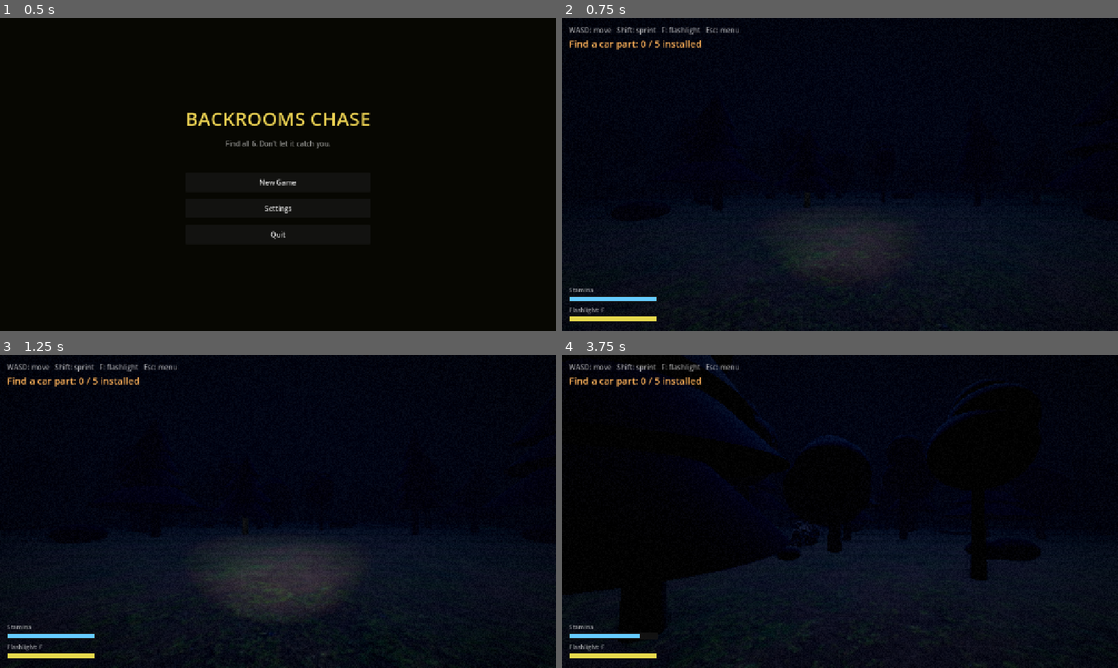
Above: before the commit, frames 1-4 (two rows, left to right).
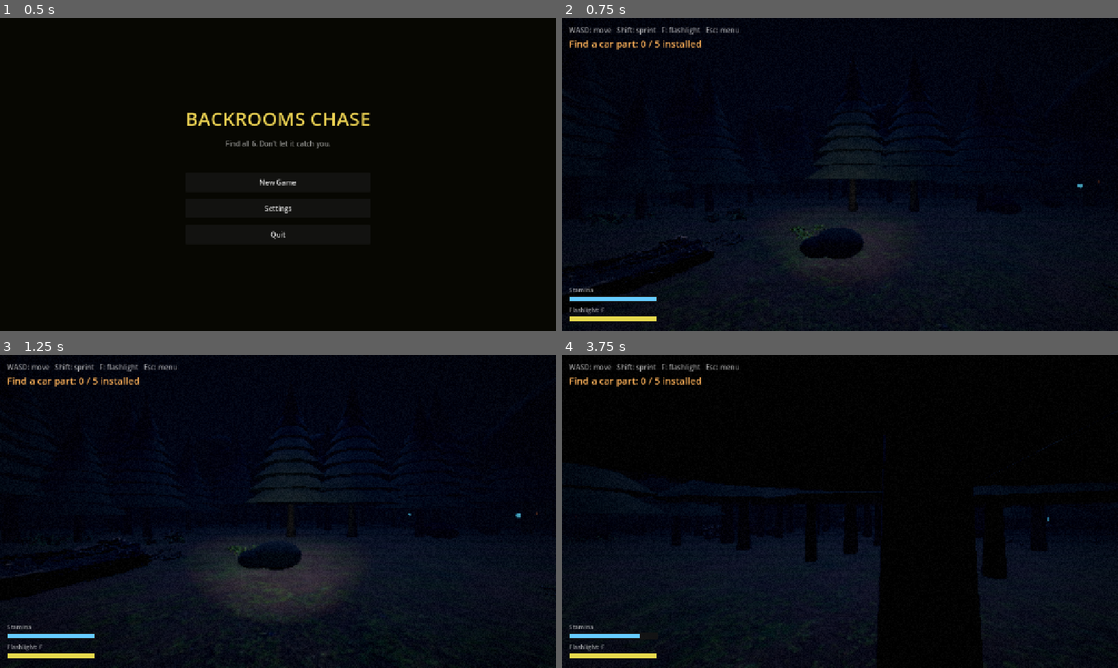
Above: after the commit, the same moments.

Repository: moorejasper060-oss/backrooms-chase
Game: Godot game, scene res://menu.tscn
Same seed, same stepped clock (60 frames per second), same inputs: the game is played once before the commit and once after it.
Inputs (mouse positions are in pixels of both pictures, inside the frame that each line leads up to):
- Up to frame 1 (0.5 s): no input
- Up to frame 2 (0.75 s): click "New Game" at 0.5 s
- Up to frame 3 (1.25 s): no input
- Up to frame 4 (3.75 s): tap Enter (ui_accept) at 1.25, 1.52, 2.27 s; move the mouse to (867, 511) at 1.27 s; hold F (flashlight) 1.28-2.03 s; hold W (move_forward) from 1.28 s (still down); move the mouse to (812, 511) at 2.02 s; tap E (interact) at 2.1 s; move the mouse to (851, 505) at 2.77 s; hold Shift (sprint) 2.78-3.53 s; move the mouse to (834, 517) at 3.52 s; tap R at 3.6 s

Frame 1 is identical in both runs. In frame 2, 1.8% of the frame differs, in the area x 5-97%, y 13-89%; in frame 3, 2.1%; in frame 4, 13%, in the area x 0-88%, y 0-100%.

Commit message:
Graphics pass 3: MultiMesh layered 3D trees (denser + richer canopies)
Rebuild trees as GPU-instanced MultiMesh instead of per-node primitives:
- Each tree type is one 2-surface mesh (trunk=bark, foliage=leaves texture)
  combined via SurfaceTool; conifers get 9 drooping cone skirts for a full,
  three-dimensional canopy (not a single flat cone), broadleafs a rounded
  multi-sphere crown.
- Whole forest now renders in a couple of draw calls, so density bumped
  300 -> 480 interior trees and FPS actually IMPROVED (39 -> 45) despite more,
  richer trees. Collision is cheap per-tree cylinders; nav cells still blocked.
- New foliage PBR texture (forest_leaves_02) on the canopy for surface detail.

Co-Authored-By: Claude Opus 4.8 (1M context) <noreply@anthropic.com>

Diff:
--- a/world_forest.gd
+++ b/world_forest.gd
@@ -10,7 +10,7 @@
 @export var cell_size := 3.0          # 40 * 3 = 120 m of forest
 @export var part_count := 5           # car parts to find
 @export var battery_count := 5        # flashlight batteries scattered
-@export var tree_count := 300         # scattered interior trees (denser)
+@export var tree_count := 480         # scattered interior trees (MultiMesh — cheap to go dense)
 @export var bush_count := 120         # primitive filler bushes (real ferns/logs added on top)
 @export var log_count := 0            # replaced by real Poly Haven fallen logs
 @export var forest_seed := 0          # 0 = random each run
@@ -81,6 +81,7 @@
 var _mat_ground: StandardMaterial3D
 var _mat_bark: StandardMaterial3D
 var _mat_cabin: StandardMaterial3D
+var _mat_foliage: StandardMaterial3D
 
 func _ready() -> void:
 	if forest_seed != 0:
@@ -166,6 +167,8 @@
 	_mat_bark.albedo_color = Color(0.7, 0.7, 0.68)
 	_mat_cabin = _pbr_material("res://textures/cabin_", Vector3(0.45, 0.45, 0.45))
 	_mat_cabin.albedo_color = Color(0.6, 0.58, 0.55)
+	_mat_foliage = _pbr_material("res://textures/foliage_", Vector3(0.85, 0.85, 0.85))
+	_mat_foliage.albedo_color = Color(0.4, 0.5, 0.32)    # dark green night tint
 
 func _pbr_material(prefix: String, uv_scale: Vector3) -> StandardMaterial3D:
 	var m := StandardMaterial3D.new()
@@ -203,21 +206,17 @@
 ## the woods, then sparse interior trees. Each blocks its grid cell so the
 ## monster pathfinds around the trunks; the player/monster physically collide.
 func _scatter_trees() -> void:
-	var trunk_mat: Material = _mat_bark   # real bark PBR
-	var pine_mat := StandardMaterial3D.new()
-	pine_mat.albedo_color = Color(0.03, 0.05, 0.038)    # near-black pine
-	pine_mat.roughness = 1.0
-	var leafy_mat := StandardMaterial3D.new()
-	leafy_mat.albedo_color = Color(0.05, 0.07, 0.045)   # slightly greener broadleaf
-	leafy_mat.roughness = 1.0
-
-	# Dense impassable border wall (double ring for a solid edge you can't slip).
+	var pine_xforms := []
+	var leaf_xforms := []
+	var colliders := []
+
+	# Dense impassable border wall (2-cell-thick), all conifers.
 	for x in cols:
 		for z in rows:
 			if x <= 1 or x >= cols - 2 or z <= 1 or z >= rows - 2:
-				_place_tree(Vector2i(x, z), trunk_mat, pine_mat, leafy_mat)
-
-	# Denser interior trees.
+				_add_tree_xform(Vector2i(x, z), pine_xforms, colliders)
+
+	# Denser interior, mixed conifer / broadleaf.
 	var placed := 0
 	var attempts := 0
 	while placed < tree_count and attempts < tree_count * 6:
@@ -227,68 +226,116 @@
 			continue
 		if Vector2(cell.x - _spawn_cell.x, cell.y - _spawn_cell.y).length() < 4.0:
 			continue  # don't bury the player at spawn
-		_place_tree(cell, trunk_mat, pine_mat, leafy_mat)
+		_add_tree_xform(cell, pine_xforms if _rng.randf() < 0.65 else leaf_xforms, colliders)
 		placed += 1
 
-func _place_tree(cell: Vector2i, trunk_mat: Material, pine_mat: Material, leafy_mat: Material) -> void:
+	# Whole forest in a couple of GPU-instanced draw calls.
+	_make_multimesh(_build_conifer_mesh(), pine_xforms)
+	_make_multimesh(_build_broadleaf_mesh(), leaf_xforms)
+
+	# Collision-only cylinders (the MultiMesh is the visual).
+	for c in colliders:
+		_tree_collider(c[0], c[1])
+
+func _add_tree_xform(cell: Vector2i, arr: Array, colliders: Array) -> void:
 	_block(cell)
 	var base := cell_to_world(cell)
+	var pos := Vector3(base.x + _rng.randf_range(-0.9, 0.9), 0.0, base.z + _rng.randf_range(-0.9, 0.9))
+	var s := _rng.randf_range(0.8, 1.5)
+	var yaw := _rng.randf_range(0.0, TAU)
+	arr.append(Transform3D(Basis(Vector3.UP, yaw).scaled(Vector3(s, s, s)), pos))
+	colliders.append([pos, s])
+
+func _make_multimesh(mesh: Mesh, xforms: Array) -> void:
+	if xforms.is_empty():
+		return
+	var mm := MultiMesh.new()
+	mm.transform_format = MultiMesh.TRANSFORM_3D
+	mm.mesh = mesh
+	mm.instance_count = xforms.size()
+	for i in xforms.size():
+		mm.set_instance_transform(i, xforms[i])
+	var mmi := MultiMeshInstance3D.new()
+	mmi.multimesh = mm
+	mmi.cast_shadow = GeometryInstance3D.SHADOW_CASTING_SETTING_OFF
+	add_child(mmi)
+
+func _tree_collider(pos: Vector3, s: float) -> void:
 	var body := StaticBody3D.new()
-	body.position = Vector3(base.x + _rng.randf_range(-0.9, 0.9), 0.0, base.z + _rng.randf_range(-0.9, 0.9))
-	body.rotation.y = _rng.randf_range(0.0, TAU)
-
-	var h := _rng.randf_range(4.5, 8.5)
-	var tr := _rng.randf_range(0.16, 0.32)
-
-	var trunk := MeshInstance3D.new()
-	var cm := CylinderMesh.new()
-	cm.top_radius = tr * 0.7
-	cm.bottom_radius = tr
-	cm.height = h * 0.5
-	trunk.mesh = cm
-	trunk.material_override = trunk_mat
-	trunk.position = Vector3(0.0, h * 0.25, 0.0)
-	trunk.cast_shadow = GeometryInstance3D.SHADOW_CASTING_SETTING_OFF
-	body.add_child(trunk)
-
-	if _rng.randf() < 0.6:
-		# Pine: stacked cones, jittered + size-varied so they don't read as a
-		# perfect geometric cone.
-		for i in 4:
-			var cone := MeshInstance3D.new()
-			var con := CylinderMesh.new()
-			con.top_radius = 0.0
-			con.bottom_radius = (1.9 - i * 0.38) * (tr / 0.22) * _rng.randf_range(0.82, 1.18)
-			con.height = h * 0.3
-			cone.mesh = con
-			cone.material_override = pine_mat
-			var jit := 0.18 * (tr / 0.22)
-			cone.position = Vector3(_rng.randf_range(-jit, jit), h * 0.4 + i * h * 0.16, _rng.randf_range(-jit, jit))
-			cone.rotation = Vector3(_rng.randf_range(-0.1, 0.1), _rng.randf_range(0.0, TAU), _rng.randf_range(-0.1, 0.1))
-			cone.cast_shadow = GeometryInstance3D.SHADOW_CASTING_SETTING_OFF
-			body.add_child(cone)
-	else:
-		# Broadleaf: a cluster of dark canopy blobs.
-		for i in 3:
-			var blob := MeshInstance3D.new()
-			var sm := SphereMesh.new()
-			var br := (1.4 - i * 0.25) * (tr / 0.22)
-			sm.radius = br
-			sm.height = br * 1.7
-			blob.mesh = sm
-			blob.material_override = leafy_mat
-			blob.position = Vector3(_rng.randf_range(-0.5, 0.5), h * 0.6 + i * h * 0.12, _rng.randf_range(-0.5, 0.5))
-			blob.cast_shadow = GeometryInstance3D.SHADOW_CASTING_SETTING_OFF
-			body.add_child(blob)
-
+	body.position = pos
 	var col := CollisionShape3D.new()
 	var sh := CylinderShape3D.new()
-	sh.radius = tr + 0.18
-	sh.height = h
+	sh.radius = 0.4 * s
+	sh.height = 7.0 * s
 	col.shape = sh
-	col.position = Vector3(0.0, h * 0.5, 0.0)
+	col.position = Vector3(0.0, 3.5 * s, 0.0)
 	body.add_child(col)
 	add_child(body)
+
+## A layered conifer as one 2-surface mesh (trunk=bark, foliage=leaves) so the
+## whole forest renders via MultiMesh in a couple of draw calls. Many drooping
+## cone skirts give a full, three-dimensional canopy instead of one flat cone.
+func _build_conifer_mesh() -> ArrayMesh:
+	var mesh := ArrayMesh.new()
+	var ts := SurfaceTool.new()
+	ts.begin(Mesh.PRIMITIVE_TRIANGLES)
+	var trunk := CylinderMesh.new()
+	trunk.top_radius = 0.10
+	trunk.bottom_radius = 0.24
+	trunk.height = 3.4
+	trunk.radial_segments = 8
+	ts.append_from(trunk, 0, Transform3D(Basis(), Vector3(0.0, 1.7, 0.0)))
+	mesh.add_surface_from_arrays(Mesh.PRIMITIVE_TRIANGLES, ts.commit_to_arrays())
+	mesh.surface_set_material(0, _mat_bark)
+
+	var fs := SurfaceTool.new()
+	fs.begin(Mesh.PRIMITIVE_TRIANGLES)
+	var layers := 9
+	for i in layers:
+		var f := float(i) / float(layers - 1)
+		var cone := CylinderMesh.new()
+		cone.top_radius = 0.0
+		cone.bottom_radius = lerpf(2.5, 0.35, f)
+		cone.height = 1.5
+		cone.radial_segments = 10
+		fs.append_from(cone, 0, Transform3D(Basis(), Vector3(0.0, 2.4 + i * 0.62, 0.0)))
+	mesh.add_surface_from_arrays(Mesh.PRIMITIVE_TRIANGLES, fs.commit_to_arrays())
+	mesh.surface_set_material(1, _mat_foliage)
+	return mesh
+
+## A broadleaf as one 2-surface mesh: taller trunk + a rounded cluster crown.
+func _build_broadleaf_mesh() -> ArrayMesh:
+	var mesh := ArrayMesh.new()
+	var ts := SurfaceTool.new()
+	ts.begin(Mesh.PRIMITIVE_TRIANGLES)
+	var trunk := CylinderMesh.new()
+	trunk.top_radius = 0.14
+	trunk.bottom_radius = 0.26
+	trunk.height = 4.2
+	trunk.radial_segments = 8
+	ts.append_from(trunk, 0, Transform3D(Basis(), Vector3(0.0, 2.1, 0.0)))
+	mesh.add_surface_from_arrays(Mesh.PRIMITIVE_TRIANGLES, ts.commit_to_arrays())
+	mesh.surface_set_material(0, _mat_bark)
+
+	var fs := SurfaceTool.new()
+	fs.begin(Mesh.PRIMITIVE_TRIANGLES)
+	var blobs := [
+		[Vector3(0.0, 5.2, 0.0), 2.0],
+		[Vector3(1.2, 4.6, 0.4), 1.4],
+		[Vector3(-1.0, 4.7, -0.6), 1.4],
+		[Vector3(0.3, 5.9, -0.8), 1.2],
+		[Vector3(-0.5, 5.6, 0.9), 1.3],
+	]
+	for b in blobs:
+		var sm := SphereMesh.new()
+		sm.radius = b[1]
+		sm.height = float(b[1]) * 1.9
+		sm.radial_segments = 10
+		sm.rings = 6
+		fs.append_from(sm, 0, Transform3D(Basis(), b[0]))
+	mesh.add_surface_from_arrays(Mesh.PRIMITIVE_TRIANGLES, fs.commit_to_arrays())
+	mesh.surface_set_material(1, _mat_foliage)
+	return mesh
 
 ## Pure-visual ground clutter for density — bushes + fallen logs. No collision
 ## and no grid blocking, so they never trap the player or fragment pathfinding.
Binary file added: textures/foliage_color.jpg
Binary file added: textures/foliage_normal.jpg
Binary file added: textures/foliage_rough.jpg
